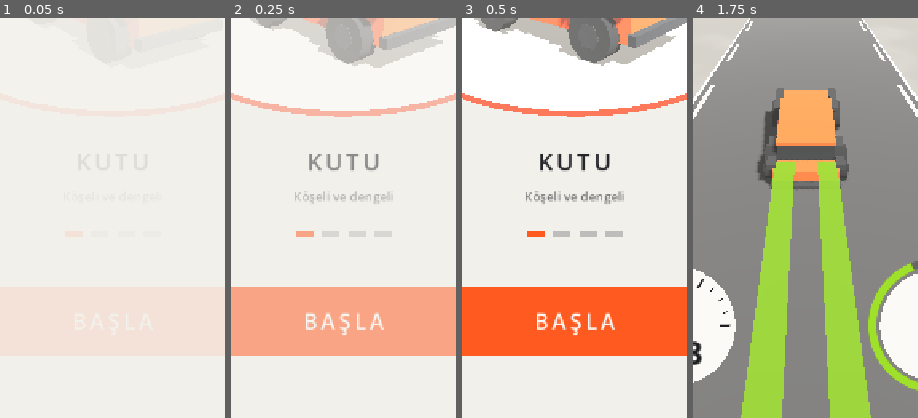
Above: before the commit, frames 1-4 (left to right).
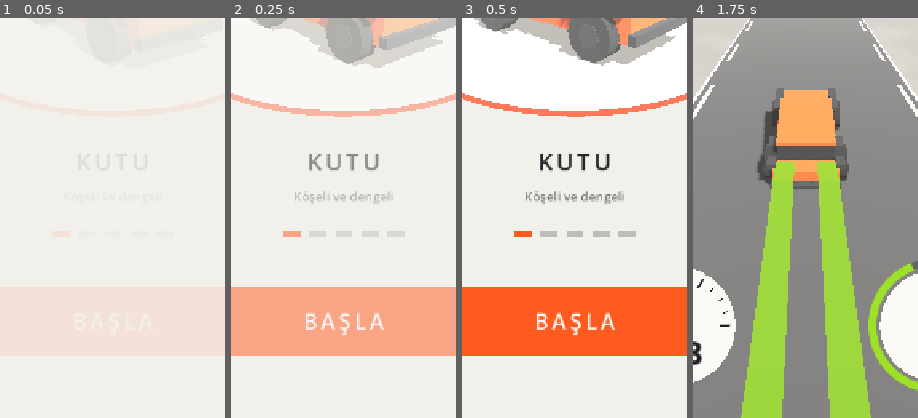
Above: after the commit, the same moments.

Repository: basarbellisan/Runny
Game: Godot game, scene res://scenes/menu.tscn
The game is run twice, just before and just after one commit, with the same random seed, the same clock (stepped at 60 frames per second) and the same inputs.
Inputs (mouse positions are % of the whole screen's width and height, from its top left):
- Up to frame 1 (0.05 s): no input
- Up to frame 2 (0.25 s): no input
- Up to frame 3 (0.5 s): no input
- Up to frame 4 (1.75 s): click "BAŞLA" at 0.5 s; tap Enter at 1.25, 1.35 s; move the mouse to (72, 45) at 1.27 s; hold D from 1.28 s (still down); hold Space from 1.28 s (still down); click (72, 45) at 1.42 s
The pictures show only the part of the screen within x 25-75%, y 50-100%; the shares and areas given below are measured in that part.

The runs differ from the first frame. In frame 2, 0.6% of the frame differs, in the area x 23-78%, y 53-55%; in frame 3, 0.6%; in frame 4, nothing differs.

Commit message:
Garaja yeni araba: Dragster (Blender modeli)
Garaj listesi artık her arabanın model numarasını taşır; kayıt model
numarasını saklar. Dragster model 6 olarak .glb'den yüklenir.

Co-Authored-By: Claude Opus 5.5 <noreply@anthropic.com>
Claude-Session: https://claude.ai/code/session_016S88RPn945sNcGg6oLe6PH

Diff:
--- a/scripts/car_model.gd
+++ b/scripts/car_model.gd
@@ -8,19 +8,20 @@
 ##             arkaya doğru kavisle inen kubbe, iri tekerler dışarıda
 ## variant 5 – Formül: ince uzun burun ve ön kanat, açık kokpit, yan paneller,
 ##             iki eğik ayakla taşınan büyük arka kanat, sekizgen iri tekerler
+## variant 6 – Dragster: Blender modeli (models/cars/dragster.glb, Figma çiziminden)
 ##
 ## Tekerler (wheels) fizik için de kullanılır: her birinin yerdeki
 ## temas noktası (contact), yarıçapı ve süspansiyon/dönüş düğümleri var.
 
-@export_range(1, 5) var variant := 1:
+@export_range(1, 6) var variant := 1:
 	set(v):
 		variant = v
 		if is_node_ready():
 			_build()
 
 ## Blender'da yapılmış modeller (tools/blender/cars.py): variant -> .glb yolu.
-## Onaylanana kadar yalnız önizlemede (vitrin aracı) doldurulur.
-static var glb_models := {}
+## Onaylanmamış modeller yalnız önizlemede (vitrin aracı --glb) eklenir.
+static var glb_models := {6: "res://models/cars/dragster.glb"}
 
 ## Her teker: { contact: Vector3 (yerel, y=0), radius, front, mount, steer, spin }
 var wheels: Array[Dictionary] = []
--- a/scripts/menu.gd
+++ b/scripts/menu.gd
@@ -5,11 +5,13 @@
 
 const SAVE_PATH := "user://save.cfg"
 const GAME_SCENE := "res://scenes/main.tscn"
+## [ad, açıklama, CarModel.variant]
 const MODELS := [
-	["KUTU", "Köşeli ve dengeli"],
-	["GEZGİN", "İri tekerler, geniş iz"],
-	["KONSEPT", "Alçak ve uzun"],
-	["ROADSTER", "Sivri burun, yuvarlak sırt"],
+	["KUTU", "Köşeli ve dengeli", 1],
+	["GEZGİN", "İri tekerler, geniş iz", 2],
+	["KONSEPT", "Alçak ve uzun", 3],
+	["ROADSTER", "Sivri burun, yuvarlak sırt", 4],
+	["DRAGSTER", "Uzun burun, kalın arka teker", 6],
 ]
 ## Platformlar arası mesafe (m)
 const SPACING := 7.0
@@ -45,7 +47,11 @@
 		return
 	var cfg := ConfigFile.new()
 	cfg.load(SAVE_PATH)
-	index = clampi(int(cfg.get_value("car", "model", 1)) - 1, 0, MODELS.size() - 1)
+	index = 0
+	var saved := int(cfg.get_value("car", "model", 1))
+	for i in MODELS.size():
+		if MODELS[i][2] == saved:
+			index = i
 	_build_world()
 	_build_ui(int(cfg.get_value("score", "best", 0)))
 	_carousel.position.x = -index * SPACING
@@ -124,7 +130,7 @@
 	_starting = true
 	var cfg := ConfigFile.new()
 	cfg.load(SAVE_PATH)
-	cfg.set_value("car", "model", index + 1)
+	cfg.set_value("car", "model", MODELS[index][2])
 	cfg.save(SAVE_PATH)
 	Audio.play("return", -4.0)
 	var tw := create_tween()
@@ -216,7 +222,7 @@
 		stand.add_child(table)
 		table.rotation.y = 0.6 + i * 0.9
 		var model := CarModel.new()
-		model.variant = i + 1
+		model.variant = MODELS[i][2]
 		table.add_child(model)
 		_turntables.append(stand)
 
Not shown, changed: README.md
